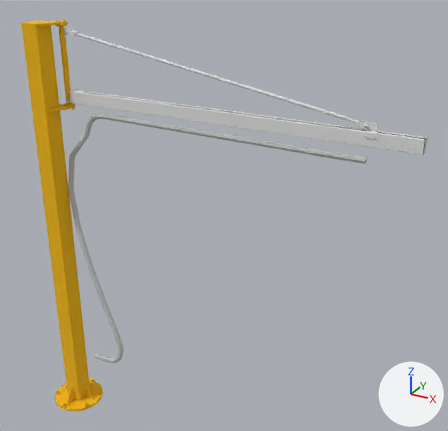
The FBX model models/aardwolf_all_part_Over Braced Jib Crane - 3m-125kg@p1_-90_-141_0@p2_2956_-141_3105.fbx, before and after one commit.
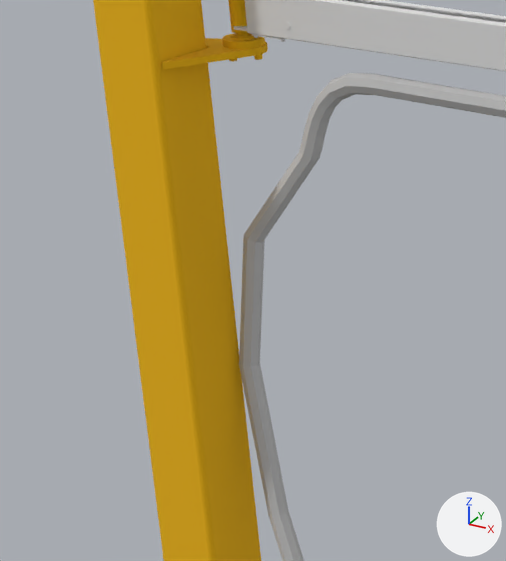
The first picture shows the older version from a 50 mm camera at (3.93, -3.92, 4.44) aimed at (1.61, 0.28, 2.34). The close-ups show the older and then the newer version on the part from 1% to 31% of the width and 22% to 56% of the height of that picture. Only the edits that show in the close-ups are written down. Arrows for +X, +Y and +Z are at lower right; the lights stay in place. Where no turn or scale is listed for an object, it has been applied to the vertices. Vertices at exactly the same position are counted once.

The first close-up shows 'aardwolf_all_part_obj131', 'aardwolf_all_part_obj184', 'aardwolf_all_part_obj226'.
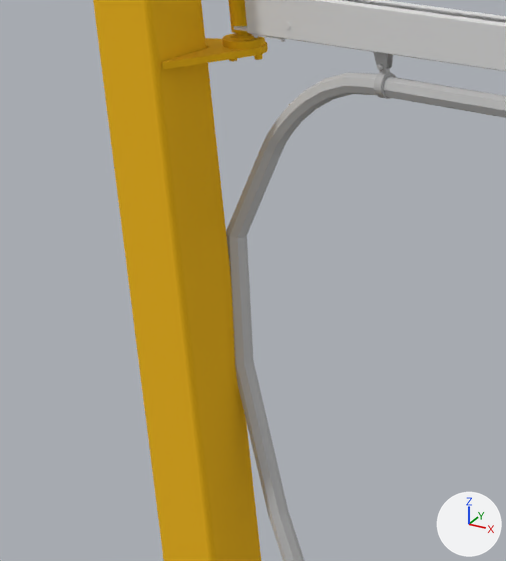
The change, as JSON lines over the scene's bpy script:
```json
{"op": "add", "block": "mat_empty_material_001", "code": ["mat_empty_material_001 = principled_material('Empty material.001')", "mat_empty_material_001.base_color = (0.5, 0.5, 0.5)  # grey #bcbcbc", "mat_empty_material_001.roughness = 0.0"]}
{"op": "add", "block": "mat_empty_material", "code": ["mat_empty_material = principled_material('Empty material')", "mat_empty_material.base_color = (0.5, 0.5, 0.5)  # grey #bcbcbc", "mat_empty_material.roughness = 0.0"]}
{"block": "me_mesh", "where": "# used by ob_aardwolf_all_part_obj131; location = (0.09, 0.0, 0.302)"}
{"op": "remove", "block": "me_mesh", "code": "me_mesh.from_pydata(...)  # 200 vertices, 396 faces; spans x 0.0..2.72, y -0.02..0.17, z 0.3..2.81"}
{"op": "add", "block": "me_mesh", "code": "me_mesh.from_pydata(...)  # 200 vertices, 396 faces; spans x -0.03..2.72, y -0.02..0.17, z 0.3..2.81"}
{"block": "me_mesh", "change": "me_mesh part 1: 69 of 200 vertices moved; they spanned x 0.0..0.37, y 0.06..0.17, z 2.06..2.78 and now span x -0.03..0.37, y 0.06..0.17, z 2.05..2.78; mean shift (-0.06, 0.0, 0.0); largest move (0.24, 0.16, 2.58) -> (0.13, 0.16, 2.58)"}
{"block": "me_mesh", "change": "other edits to the shape of me_mesh do not show in these pictures"}
{"op": "add", "block": "me_mesh_004", "code": ["me_mesh_004 = bpy.data.meshes.new('Mesh.004')", "me_mesh_004.from_pydata(...)  # 787 vertices, 1366 faces; spans x -1.27..1.27, y -0.03..0.03, z -0.23..-0.03", "# faces by material slot: [1002, 364]", "me_mesh_004.materials.append(mat_empty_material)  # grey #bcbcbc", "me_mesh_004.materials.append(mat_empty_material_001)  # grey #bcbcbc"]}
{"op": "add", "block": "ob_metal007", "code": ["ob_metal007 = bpy.data.objects.new('metal007', me_mesh_004)", "ob_metal007.location = (1.782, 0.142, 3.219)"]}
```

What differs and where, as boxes (x1, y1, x2, y2) in the close-ups (506 x 561 px; the box of a moved part takes in the faces that stretch with it):
```json
{"object": "aardwolf_all_part_obj131", "change": "reshaped", "before": [239, 73, 506, 561], "after": [226, 72, 506, 561]}
{"object": "metal007", "change": "added", "after": [373, 52, 396, 99], "faces in mat_empty_material (grey #bcbcbc)": [373, 52, 393, 99], "faces in mat_empty_material_001 (grey #bcbcbc)": [377, 64, 396, 99]}
{"part": 1, "of": "me_mesh", "change": "moved or reshaped", "before": [239, 77, 357, 510], "after": [226, 75, 357, 510]}
```
